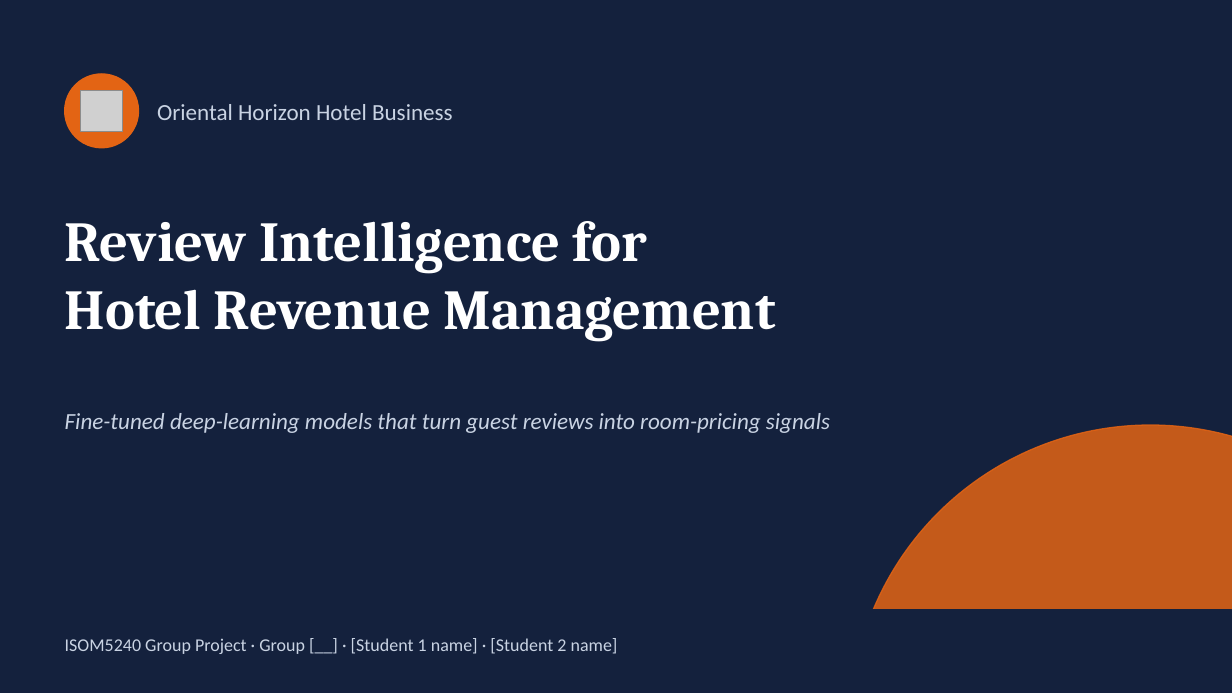
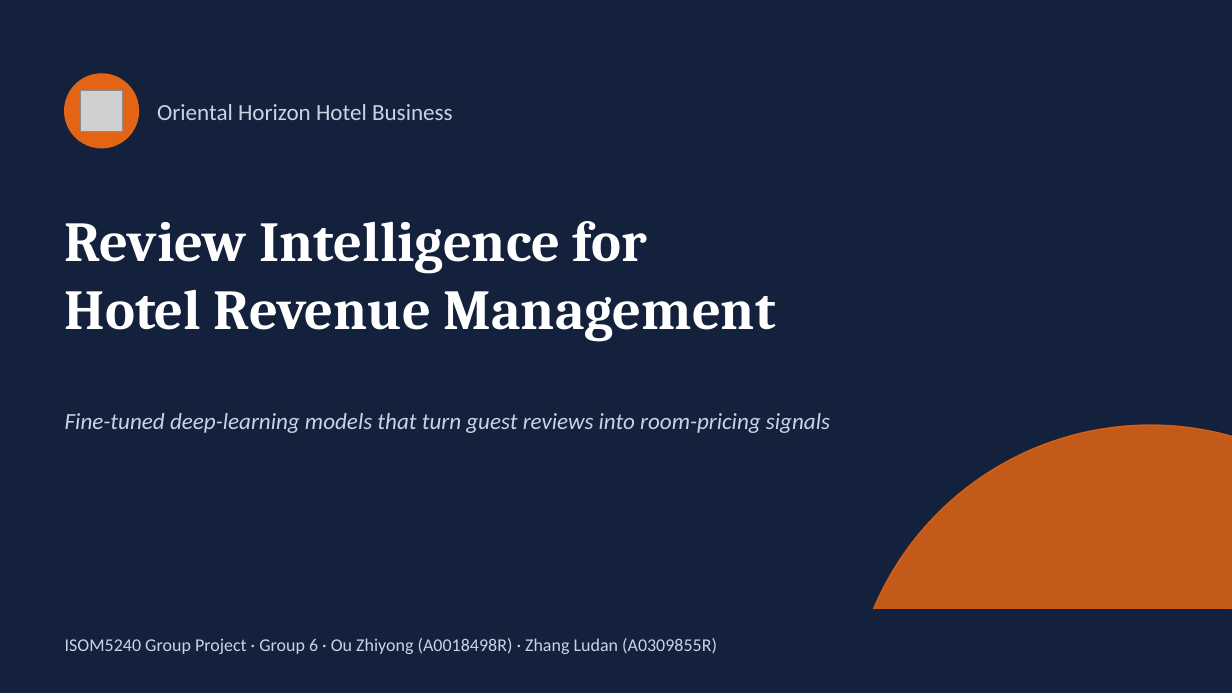
Before and after one commit to ludanzhang54/MBA, a slide deck: slide 1 of ISOM5240_GroupProject/presentation/Presentation_slide.pptx. Drawn at 1232x693 pixels with LibreOffice and Linux fonts; fonts in the diff are those of the drawing; grey boxes stand for pictures. Boxes give left, top, right and bottom in pixels: in the first picture for what was removed or moved away, otherwise in the second. Text is boxed around its words. In the diff, an @@ line names an element or a change of style, - is before the commit and + after.

```diff
--- a/ISOM5240_GroupProject/presentation/Presentation_slide.pptx
+++ b/ISOM5240_GroupProject/presentation/Presentation_slide.pptx
@@ text at <box>65,638,717,654</box>: text changed @@
-ISOM5240 Group Project · Group [__] · [Student 1 name] · [Student 2 name]
+ISOM5240 Group Project · Group 6 · Ou Zhiyong (A0018498R) · Zhang Ludan (A0309855R)
```
Also in this commit, not shown: 4 other files.
